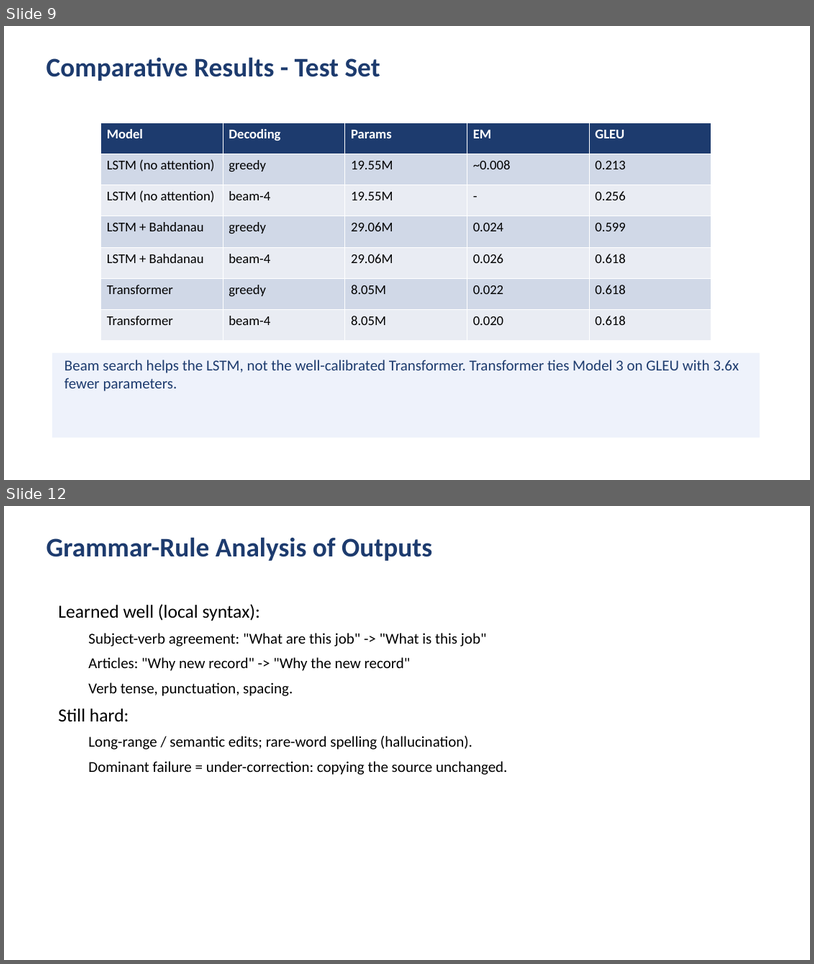
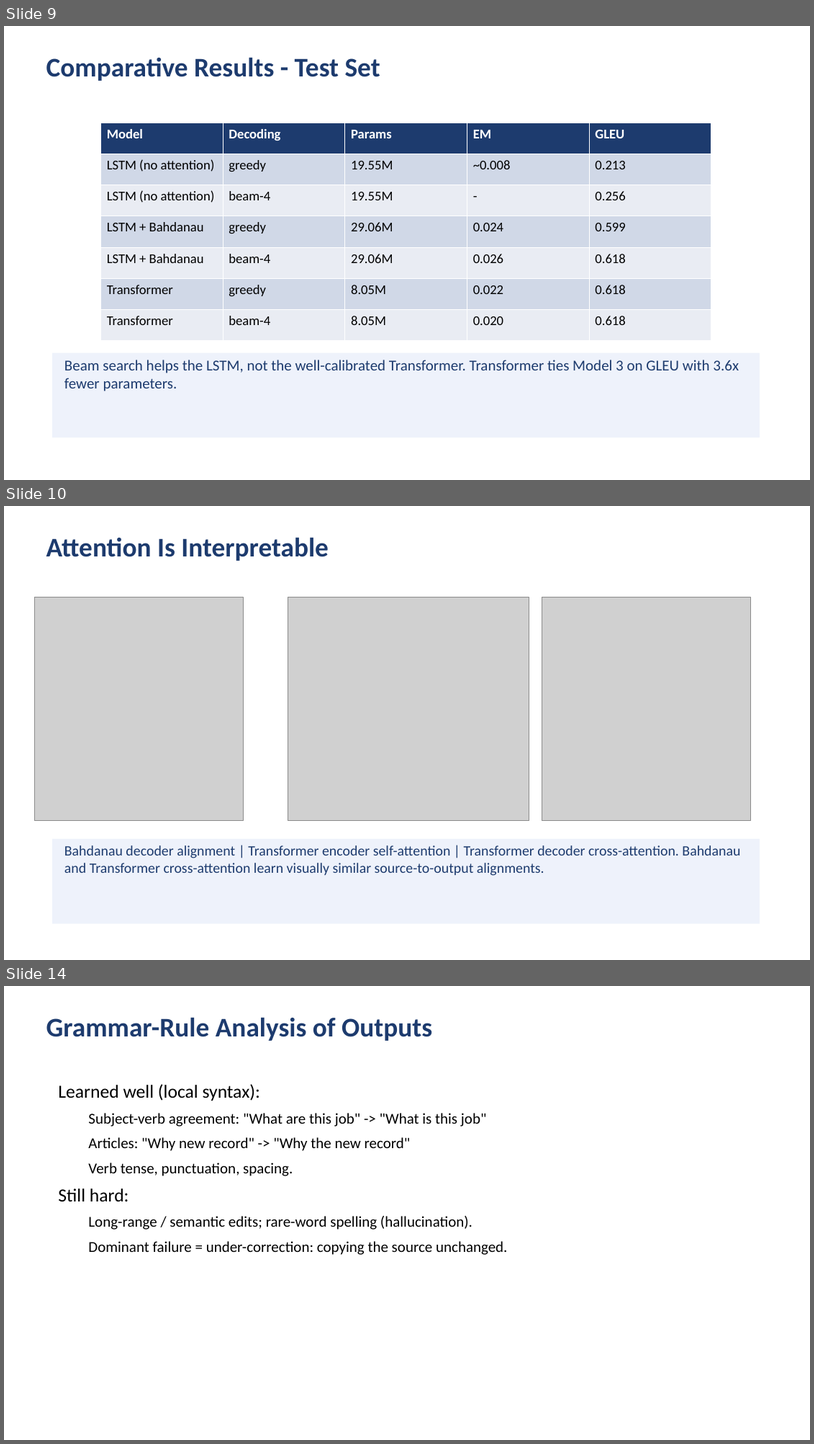
Before and after one commit to IbrahimHanafy2222/Deep-Project, a slide deck: presentation/slides.pptx. Shown one above the other, each under a label of ours: slides 9 and 12 before the commit, slides 9, 10 and 14 after it; the slides between them are not shown. The pictures are 814x964 and 814x1444 pixels, drawn with LibreOffice and Linux fonts; fonts in the diff are those of the drawing; grey boxes stand for pictures. Boxes give left, top, right and bottom in pixels: in the first picture for what was removed or moved away, otherwise in the second. Text is boxed around its words. In the diff, an @@ line names an element or a change of style, - is before the commit and + after.

Commit message:
Add figures, 3-model worked examples, and deeper comparative analysis
- report.tex: add three_way_compare and transformer cross-attention figures;
  add worked-example section (3 correctors side by side) and a section
  explaining why the attention LSTM and Transformer score so close;
  expand the Bag-of-Words limitations discussion
- presentations (Beamer/reveal/print/pptx): add worked-example and
  why-P4-approx-P5 slides; swap in the three-way length comparison figure;
  expand the Bag-of-Words slide; decks now 17 slides
- DEEP_LEARNING_EXPLAINER: add why-LSTM+attention-approx-Transformer section

```diff
--- a/presentation/slides.pptx
+++ b/presentation/slides.pptx
@@ slide 10 added at box(4, 506, 810, 960), background #FFFFFF @@
@@ text added at box(46, 537, 329, 561), 32 pt, text #1D3B6E, bold @@
+Attention Is Interpretable
@@ picture added at box(34, 597, 243, 821) @@
@@ picture added at box(288, 597, 529, 821) @@
@@ picture added at box(543, 597, 751, 821) @@
@@ rectangle added at box(52, 839, 760, 924), fill #EEF2FB, 17 pt, text #1D3B6E @@
+Bahdanau decoder alignment | Transformer encoder self-attention | Transformer decoder cross-attention. Bahdanau and Transformer cross-attention learn visually similar source-to-output alignments.
@@ what was slide 12 is now slide 14 @@
```
Also in this commit, not shown: 1 slide changed, 3 other slides added, 2 slides removed, 7 other files.
